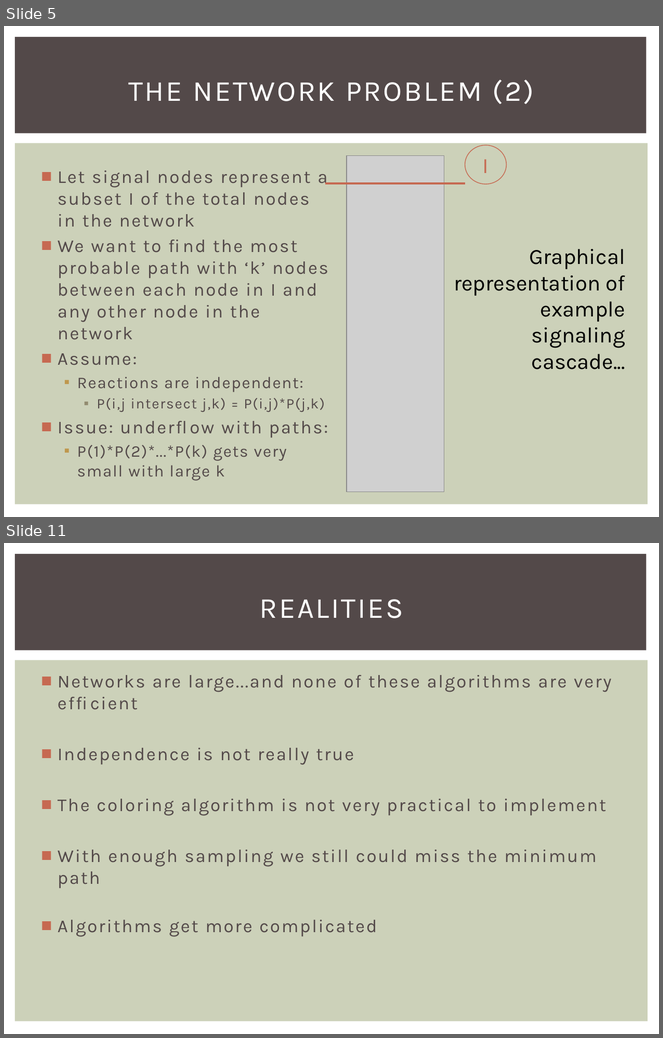
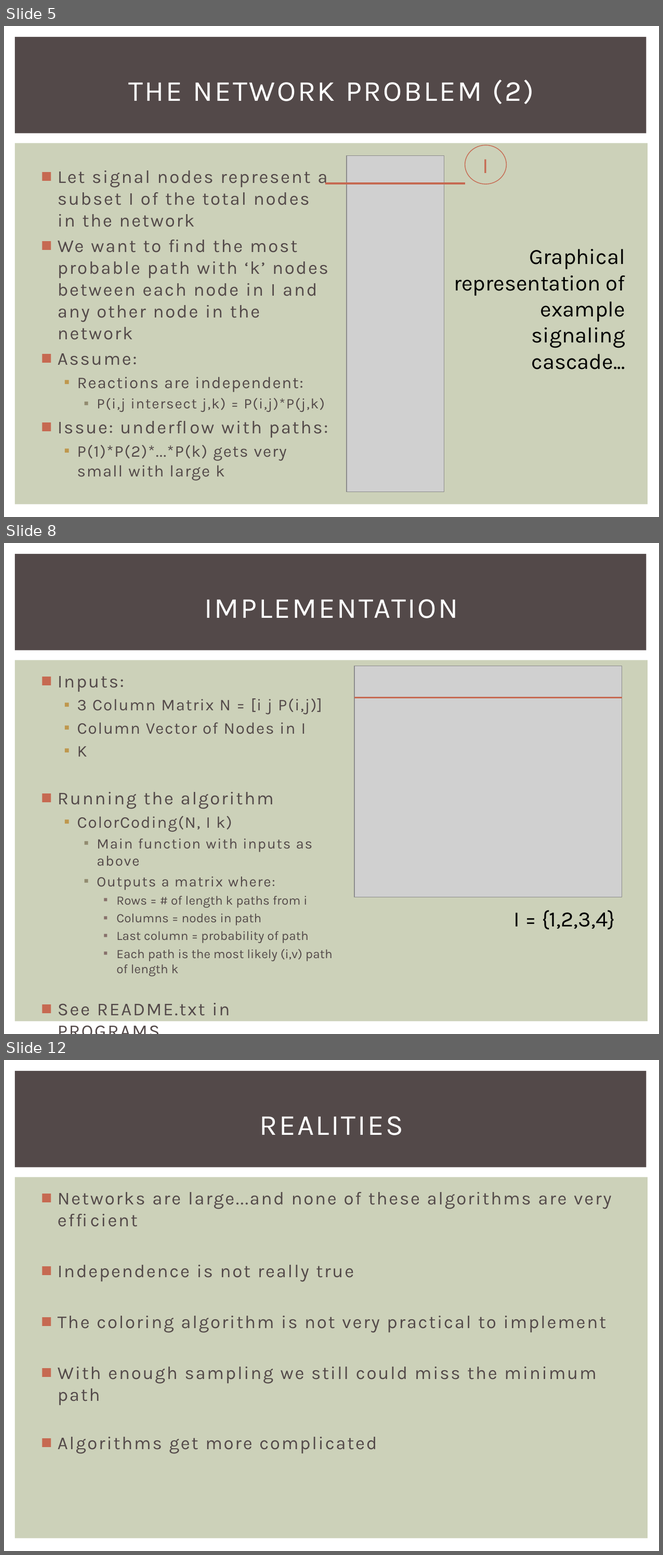
Before and after one commit to dadler6/Networks_Final, a slide deck: PPI_Networks_Presentation.pptx. Shown one above the other, each under a label of ours: slides 5 and 11 before the commit, slides 5, 8 and 12 after it; the slides between them are not shown. The pictures are 663x1038 and 663x1555 pixels, drawn with LibreOffice and Linux fonts; fonts in the diff are those of the drawing; grey boxes stand for pictures. Boxes give left, top, right and bottom in pixels: in the first picture for what was removed or moved away, otherwise in the second. Text is boxed around its words. In the diff, an @@ line names an element or a change of style, - is before the commit and + after.

Commit message:
Refined presentation and photos

```diff
--- a/PPI_Networks_Presentation.pptx
+++ b/PPI_Networks_Presentation.pptx
@@ slide 8 added at (x1=4, y1=543, x2=659, y2=1034), background #FFFFFF; not listed: 2 template elements that a slide beside it also shows @@
@@ title added at (x1=204, y1=599, x2=458, y2=618), 32 pt, text #FFFFFF @@
+IMPLEMENTATION
@@ picture added at (x1=354, y1=666, x2=622, y2=898) @@
@@ text added at (x1=58, y1=676, x2=333, y2=1016), 14 pt, text #534949 @@
+■ Inputs:
+  ▪ 3 Column Matrix N = [i j P(i,j)]
+  ▪ Column Vector of Nodes in I
+  ▪ K
+■ Running the algorithm
+  ▪ ColorCoding(N, I k)
+    ▪ Main function with inputs as above
+    ▪ Outputs a matrix where:
+      ▪ Rows = # of length k paths from i
+      ▪ Columns = nodes in path
+      ▪ Last column = probability of path
+      ▪ Each path is the most likely (i,v) path of length k
+■ See README.txt in PROGRAMS
@@ line added from (354, 697) to (622, 697), #C66951 2.25 pt @@
@@ text added at (x1=514, y1=910, x2=616, y2=930), 24 pt, text #000000 @@
+I = {1,2,3,4}
@@ what was slide 11 is now slide 12 @@
```
Also in this commit, not shown: 5 slides changed, 1 other slide added, 1 slide removed, 12 other files.
